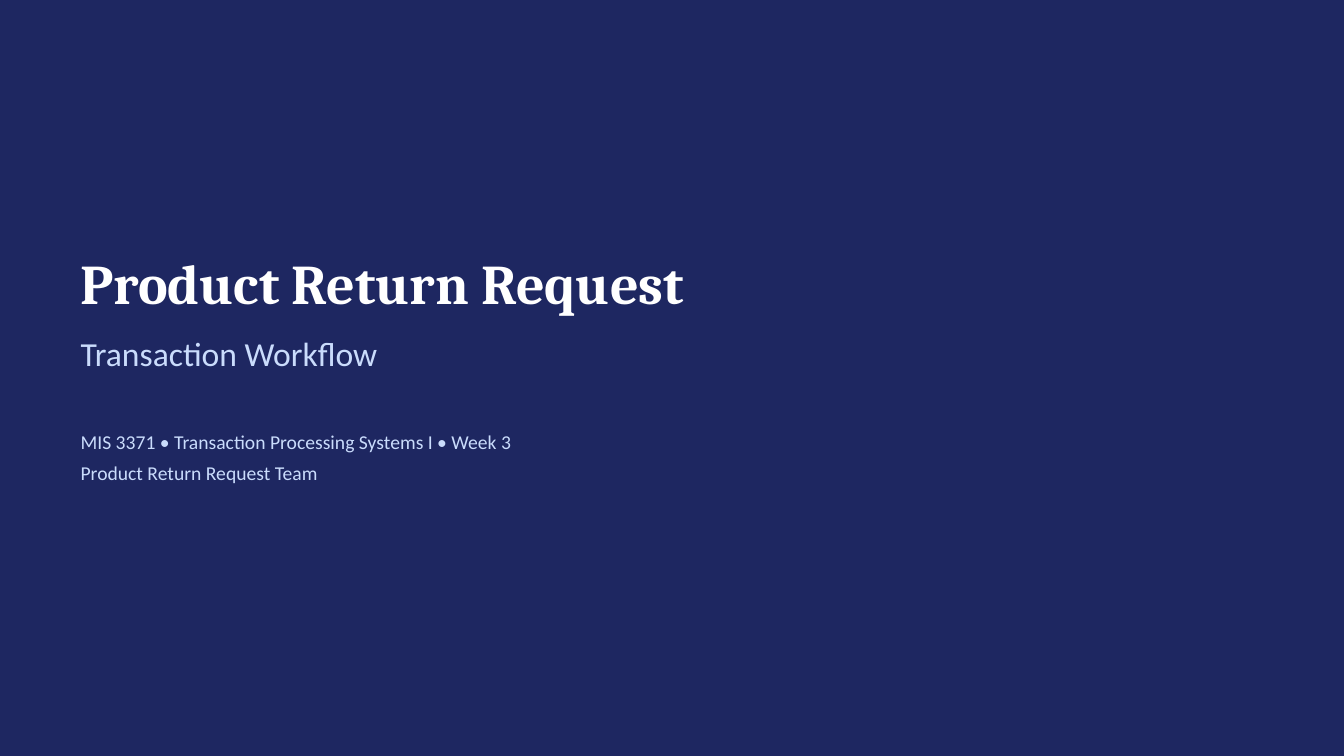
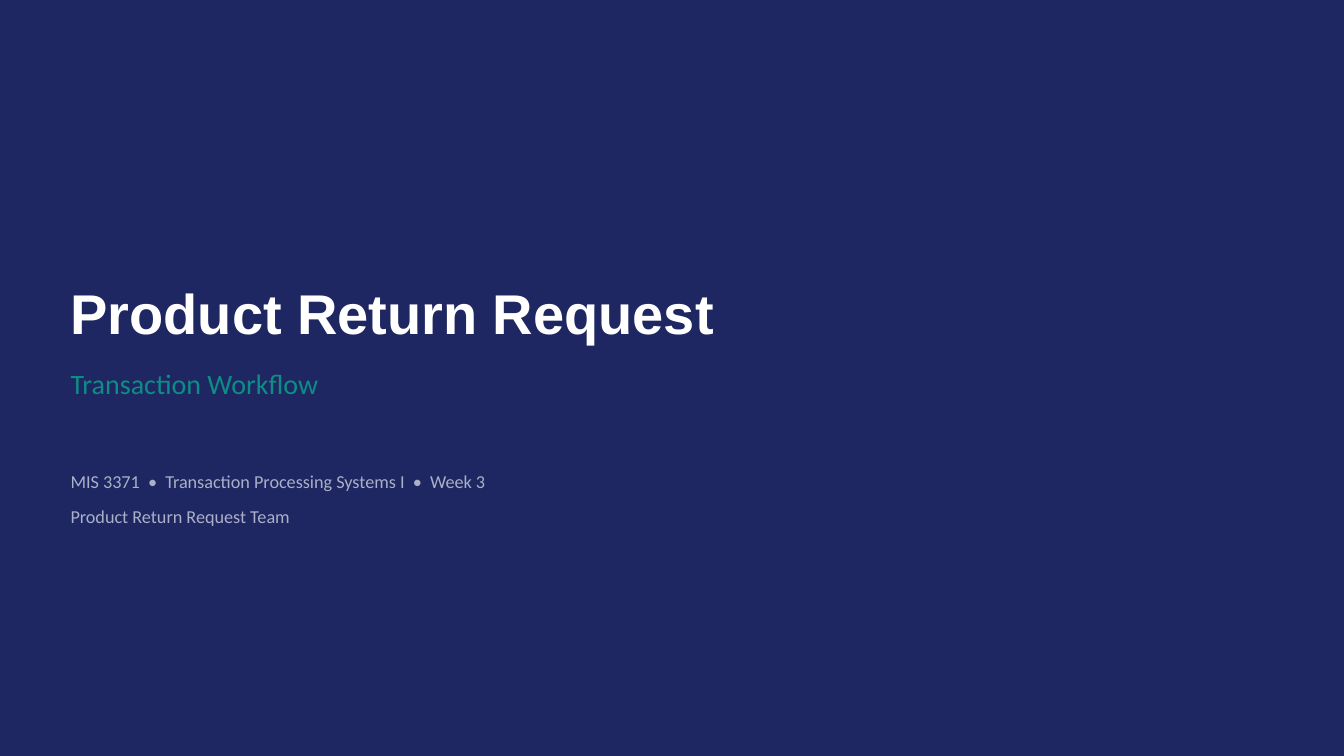
Before and after one commit to mBudnikUH/MIS3371-Section26252-Group7, a slide deck: slide 1 of docs/week3/workflow-v1.pptx. Drawn at 1344x756 pixels with LibreOffice and Linux fonts; fonts in the diff are those of the drawing. Boxes give left, top, right and bottom in pixels: in the first picture for what was removed or moved away, otherwise in the second. Text is boxed around its words. In the diff, an @@ line names an element or a change of style, - is before the commit and + after.

Commit message:
Redesign Week 3 PowerPoint decks and fix PowerPoint repair-on-open bug

```diff
--- a/docs/week3/workflow-v1.pptx
+++ b/docs/week3/workflow-v1.pptx
@@ text "Product Return Request": place and size @@
-text "Product Return Request" at bbox=[81, 265, 684, 316]
+text "Product Return Request" at bbox=[71, 293, 714, 344]
@@ text "Product Return Request" at bbox=[71, 293, 714, 344]: font Cambria to Arial @@
@@ text "Transaction Workflow": place and size @@
-text "Transaction Workflow" at bbox=[81, 342, 378, 367]
+text "Transaction Workflow" at bbox=[71, 374, 318, 394]
@@ text "Transaction Workflow" at bbox=[71, 374, 318, 394]: size 24 to 20 pt, text colour #CADCFC to #0E8C86 @@
@@ text "MIS 3371 • Transaction Processing ...": place and size @@
-text "MIS 3371 • Transaction Processing ..." at bbox=[81, 435, 511, 483]
+text "MIS 3371 • Transaction Processing ..." at bbox=[71, 475, 485, 491]
@@ text "MIS 3371 • Transaction Processing ..." at bbox=[71, 475, 485, 491]: size 14 to 13 pt, text colour #CADCFC to #AAB0C8; line spacing 1.3 to 1 @@
@@ text at bbox=[81, 466, 318, 483]: paragraph removed @@
-Product Return Request Team
@@ text added at bbox=[71, 510, 290, 526], 13 pt, text #AAB0C8 @@
+Product Return Request Team
```
Also in this commit, not shown: 4 other slides changed, 2 other files.
